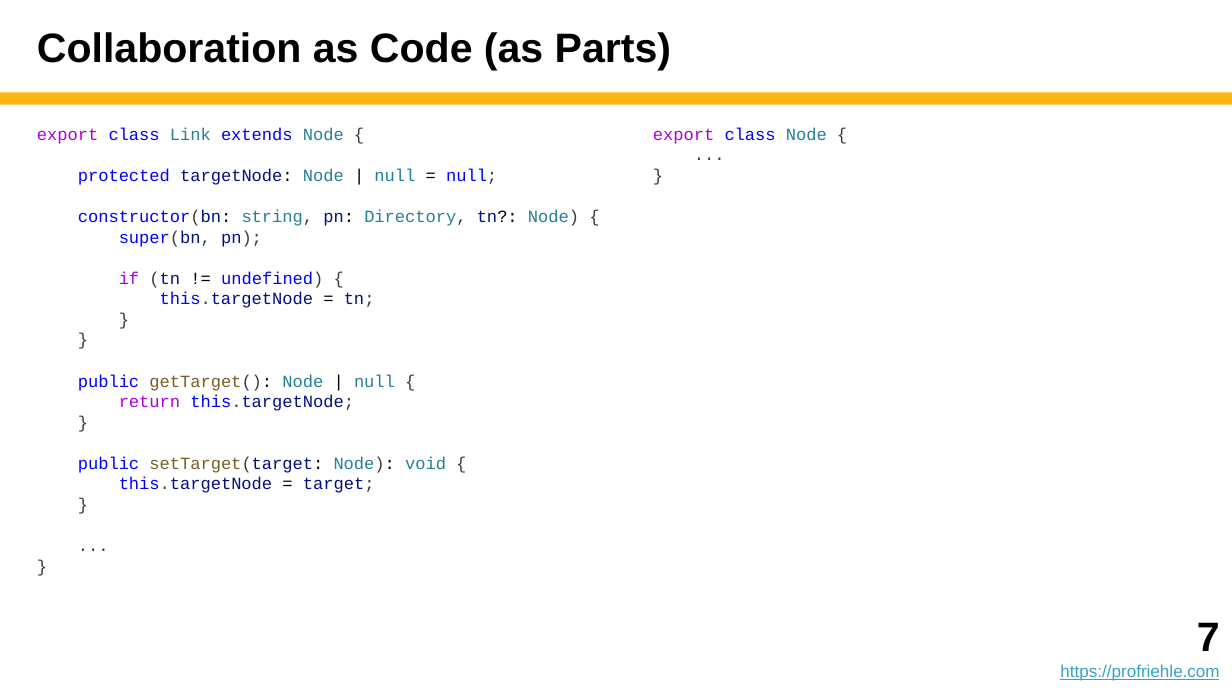
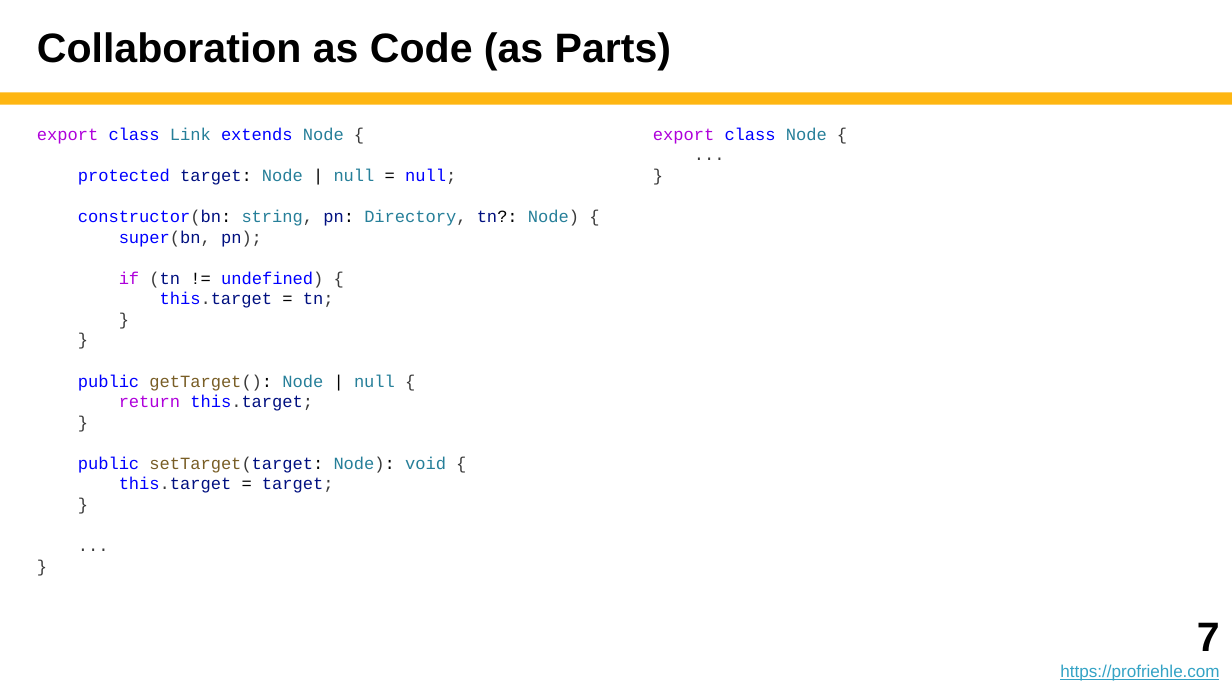
Before and after one commit to dirkriehle/adap-course, a slide deck: slide 7 of Lecture slides/ADAP D03 - Collaboration-Based Design.pptx. Drawn at 1232x693 pixels with LibreOffice and Linux fonts; fonts in the diff are those of the drawing. Boxes give left, top, right and bottom in pixels: in the first picture for what was removed or moved away, otherwise in the second. Text is boxed around its words. In the diff, an @@ line names an element or a change of style, - is before the commit and + after.

```diff
--- a/Lecture slides/ADAP D03 - Collaboration-Based Design.pptx
+++ b/Lecture slides/ADAP D03 - Collaboration-Based Design.pptx
@@ text at (78, 168, 456, 185): text changed @@
-protected targetNode: Node | null = null;
+protected target: Node | null = null;
@@ text at (160, 292, 334, 308): text changed @@
-this.targetNode = tn;
+this.target = tn;
@@ text at (119, 394, 313, 411): text changed; text colour #001080 to #AF00DB @@
-return this.targetNode;
+return this.target;
@@ text at (119, 477, 334, 493): text changed @@
-this.targetNode = target;
+this.target = target;
```
Also in this commit, not shown: 4 other slides changed, 1 other file.
